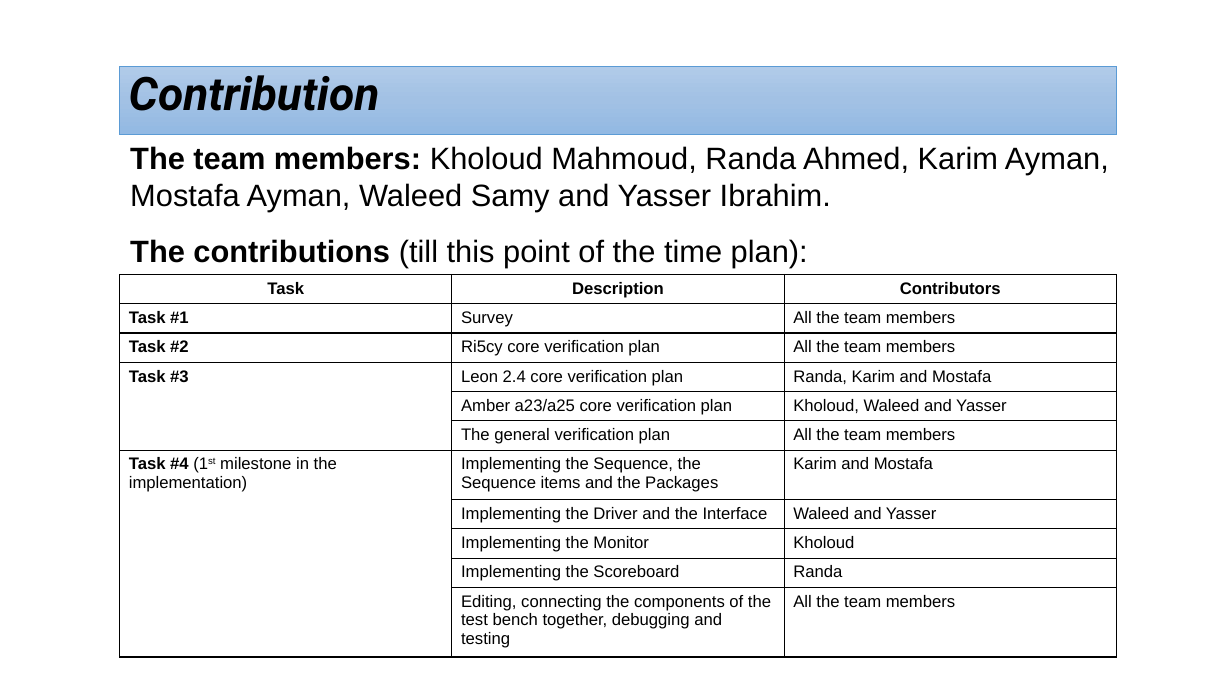
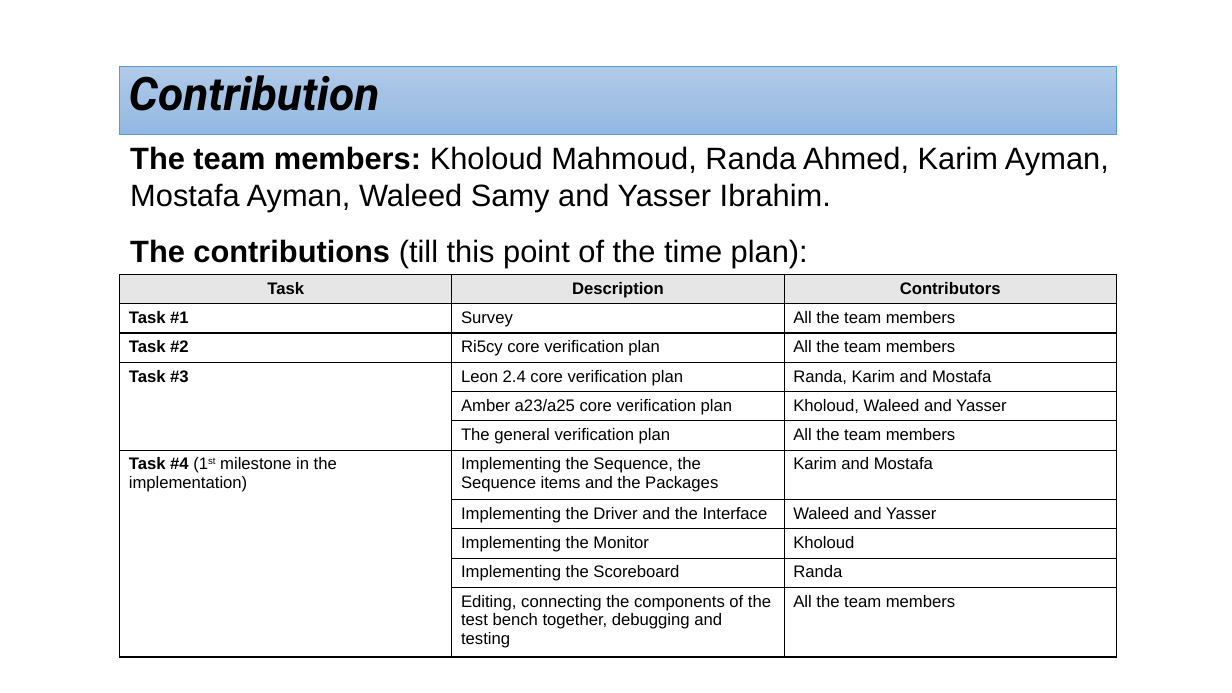
Before and after one commit to cufeolm/codeGP, a slide deck: slide 7 of Project_progress_Agenda.pptx. Drawn at 1232x693 pixels with LibreOffice and Linux fonts; fonts in the diff are those of the drawing. Boxes give left, top, right and bottom in pixels: in the first picture for what was removed or moved away, otherwise in the second. Text is boxed around its words. In the diff, an @@ line names an element or a change of style, - is before the commit and + after.

```diff
--- a/Project_progress_Agenda.pptx
+++ b/Project_progress_Agenda.pptx
@@ table at (x1=119, y1=274, x2=1117, y2=656) @@
@@ fill none to #E7E6E6 in row 1 @@
```
Also in this commit, not shown: 6 other slides changed.
